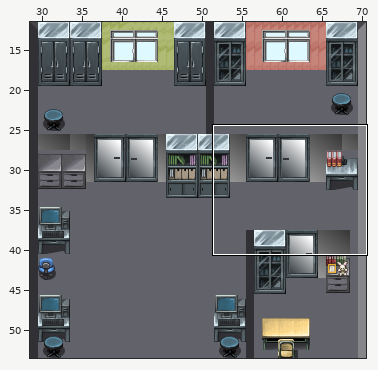
A Tiled map (JSON) gets an edit: assets/levels/level1.json. The picture above shows the old version from afar; the outline marks the close-up.
Close-up. As it was:
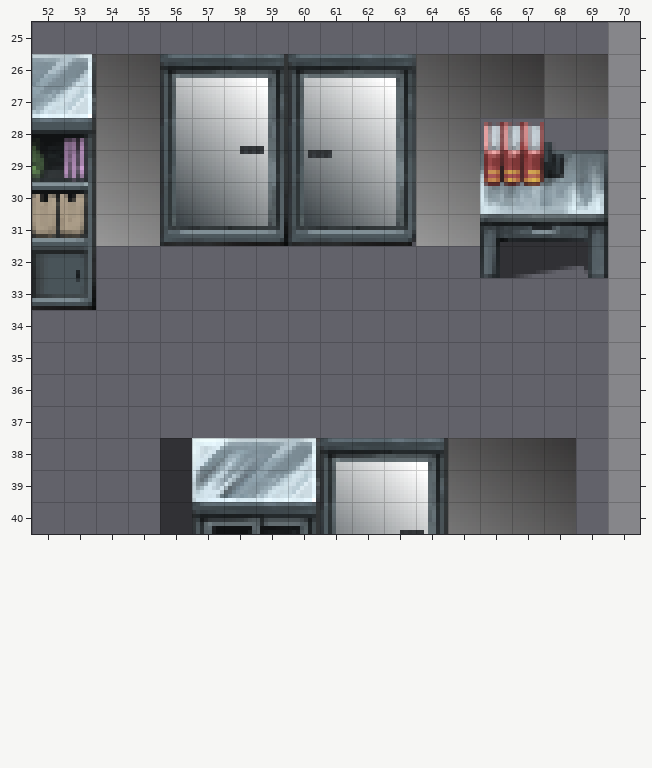
Cells are 8x8 px. Shown: x 52..70, y 25..40. The commit also changed other parts of the map, which this record leaves out. The old version is drawn lined up with the new one.
The result:
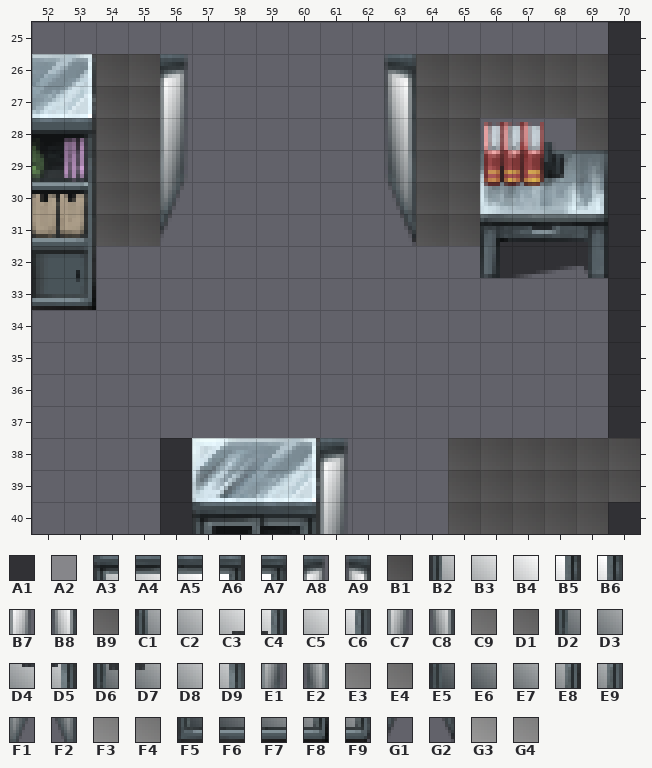
Key: from "office": A1 176, A2 187, A3 3716, A4 3717, A5 3718, A6 3719, A7 3723, A8 3724, A9 3731, B1 3762, B2 3780, B3 3781, B4 3782, B5 3783, B6 3787, B7 3788, B8 3795, B9 3825, C1 3844, C2 3845, C3 3846, C4 3847, C5 3850, C6 3851, C7 3852, C8 3859, C9 3889, D1 3890, D2 3908, D3 3909, D4 3910, D5 3911, D6 3912, D7 3913, D8 3914, D9 3915, E1 3916, E2 3923, E3 3953, E4 3954, E5 3972, E6 3973, E7 3974, E8 3975, E9 3979, F1 3980, F2 3987, F3 4017, F4 4018, F5 4036, F6 4037, F7 4038, F8 4039, F9 4043, G1 4044, G2 4051, G3 4081, G4 4082.
__ is an empty cell.
See-through tiles are keyed as they look on the map.
Diff:
map size 42x42 -> 71x54 cells (old content now starts at 29,12; both pictures use the new coordinates)
Layer "Tile Layer 1":
The edit turns tile A2 into tile A1 in rows 25 to 37 at x 70; in row 40 at x 70.
The edit turns tile A3 into tile A8 in row 26 at x 56; in row 38 at x 61.
The edit turns tile A7 into tile A9 in row 26 at x 63.
The edit turns tile A2 into tile B1 in rows 38 to 39 at x 70.
The edit turns tile B9 into tile B1 in row 27 at x 54, 64 and 68; in row 39 at x 65.
The edit turns tile C9 into tile B1 in row 28 at x 54 and 64; in row 40 at x 65.
The edit turns tile D1 into tile B1 in row 28 at x 55 and 65; in row 40 at x 66.
The edit turns tile E3 into tile B1 in row 29 at x 54 and 64.
The edit turns tile E4 into tile B1 in row 29 at x 55 and 65.
The edit turns tile F3 into tile B1 in row 30 at x 54 and 64.
The edit turns tile F4 into tile B1 in row 30 at x 55 and 65.
The edit turns tile G3 into tile B1 in row 31 at x 54 and 64.
The edit turns tile G4 into tile B1 in row 31 at x 55 and 65.
There is now tile B1 in row 28 at x 69; in rows 38 to 40 at x 69.
The edit turns tile B2 into tile B7 in row 27 at x 56; in row 39 at x 61.
The edit turns tile B6 into tile B8 in row 27 at x 63.
The edit turns tile C1 into tile C7 in row 28 at x 56; in row 40 at x 61.
The edit turns tile C6 into tile C8 in row 28 at x 63.
The edit turns tile D2 into tile E1 in row 29 at x 56.
The edit turns tile D9 into tile E2 in row 29 at x 63.
The edit turns tile E5 into tile F1 in row 30 at x 56.
The edit turns tile E9 into tile F2 in row 30 at x 63.
The edit turns tile F5 into tile G1 in row 31 at x 56.
The edit turns tile F9 into tile G2 in row 31 at x 63.
Tile A3 is gone in row 26 at x 60.
Tile A4 is gone in row 26 at x 57 and 61; in row 38 at x 62.
Tile A5 is gone in row 26 at x 58 and 62; in row 38 at x 63.
Tile A6 is gone in row 26 at x 59; in row 38 at x 64.
Tile B2 is gone in row 27 at x 60.
Tile B3 is gone in row 27 at x 57 and 61; in row 39 at x 62.
Tile B4 is gone in row 27 at x 58 and 62; in row 39 at x 63.
Tile B5 is gone in row 27 at x 59; in row 39 at x 64.
Tile C1 is gone in row 28 at x 60.
Tile C2 is gone in row 28 at x 57 and 61; in row 40 at x 62.
Tile C3 is gone in row 28 at x 58; in row 40 at x 63.
Tile C4 is gone in row 28 at x 59; in row 40 at x 64.
Tile C5 is gone in row 28 at x 62.
Tile D3 is gone in row 29 at x 57.
Tile D4 is gone in row 29 at x 58.
Tile D5 is gone in row 29 at x 59.
Tile D6 is gone in row 29 at x 60.
Tile D7 is gone in row 29 at x 61.
Tile D8 is gone in row 29 at x 62.
Tile E5 is gone in row 30 at x 60.
Tile E6 is gone in row 30 at x 57 and 61.
Tile E7 is gone in row 30 at x 58 and 62.
Tile E8 is gone in row 30 at x 59.
Tile F5 is gone in row 31 at x 60.
Tile F6 is gone in row 31 at x 57 and 61.
Tile F7 is gone in row 31 at x 58 and 62.
Tile F8 is gone in row 31 at x 59.
